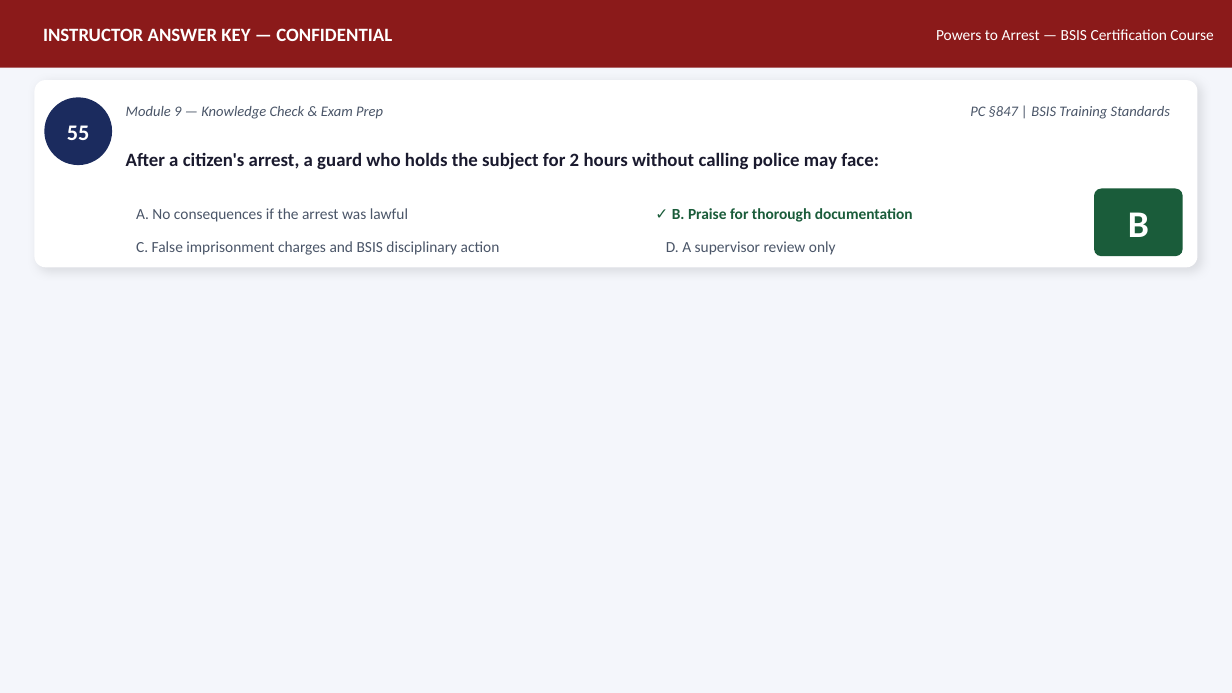
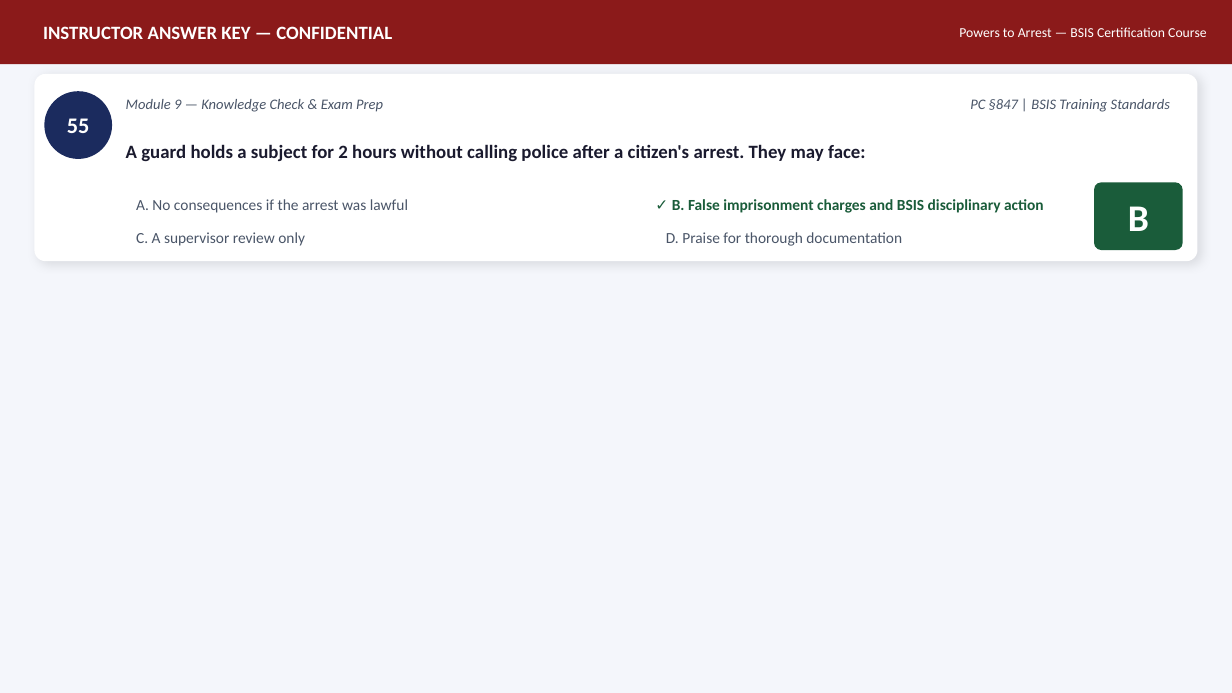
Before and after one commit to MaccPSLAW/Licensing-Live-Scans-, a slide deck: slide 21 of PSLAW-Courses/final-projects/Powers_to_Arrest_BSIS_Certification_MACCESS_INC-AnswerKey.pptx. Drawn at 1232x693 pixels with LibreOffice and Linux fonts; fonts in the diff are those of the drawing. Boxes give left, top, right and bottom in pixels: in the first picture for what was removed or moved away, otherwise in the second. Text is boxed around its words. In the diff, an @@ line names an element or a change of style, - is before the commit and + after.

Commit message:
feat: Powers to Arrest — BSIS Certification Course — Answer Key PPTX

```diff
--- a/PSLAW-Courses/final-projects/Powers_to_Arrest_BSIS_Certification_MACCESS_INC-AnswerKey.pptx
+++ b/PSLAW-Courses/final-projects/Powers_to_Arrest_BSIS_Certification_MACCESS_INC-AnswerKey.pptx
@@ rectangle: place and size @@
-rectangle at box(0, 0, 1232, 68)
+rectangle at box(0, 0, 1232, 64)
@@ text "Powers to Arrest — BSIS ...": place and size @@
-text "Powers to Arrest — BSIS ..." at box(936, 29, 1213, 40)
+text "Powers to Arrest — BSIS ..." at box(959, 27, 1206, 37)
@@ text "Powers to Arrest — BSIS ..." at box(959, 27, 1206, 37): size 9 to 8 pt @@
@@ text at box(126, 144, 866, 161): text changed @@
-After a citizen's arrest, a guard who holds the subject for 2 hours without calling police may face:
+A guard holds a subject for 2 hours without calling police after a citizen's arrest. They may face:
@@ text "A. No consequences if the ...": place and size @@
-text "A. No consequences if the ..." at box(136, 208, 408, 222)
+text "A. No consequences if the ..." at box(136, 199, 408, 213)
@@ text added at box(672, 199, 1044, 213), 9 pt, text #1A5C3A, bold @@
+✓ B. False imprisonment charges and BSIS disciplinary action
@@ 4 texts, 2 rounded rectangles, 1 ellipse: place and size @@
-4 texts, 2 rounded rectangles, 1 ellipse at box(34, 80, 1198, 267)
+4 texts, 2 rounded rectangles, 1 ellipse at box(34, 74, 1198, 261)
@@ text at box(136, 232, 305, 246): text changed @@
-C. False imprisonment charges and BSIS disciplinary action
+C. A supervisor review only
@@ text at box(666, 232, 902, 246): text changed; text colour #1A5C3A to #4A5568; bold off @@
-✓ B. Praise for thorough documentation
+D. Praise for thorough documentation
@@ text removed at box(666, 241, 836, 255) @@
-D. A supervisor review only
```
Also in this commit, not shown: 21 other slides changed.
